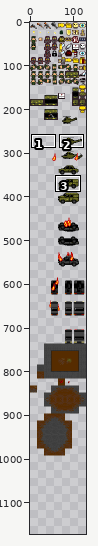
Two states of a sprite sheet, Assets/weapons.png. The first picture is a wide view before the edit; the outline marks the close-up.
Close-up. Before the commit:
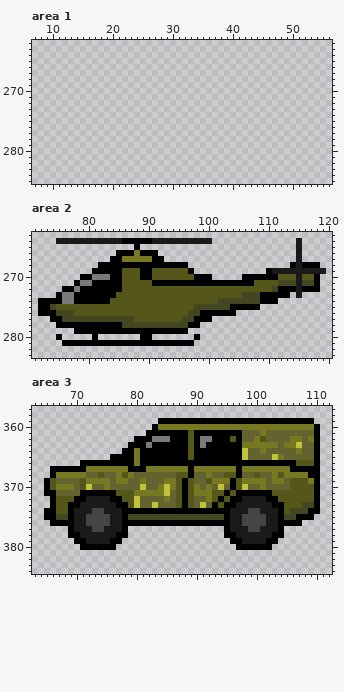
The file is 128x1312 pixels. Colours within 5 levels of each other are drawn and written as one. Shown: area 1: x 7..56, y 262..285; area 2: x 71..120, y 263..283; area 3: x 63..112, y 357..384. The old version is drawn lined up with the new one, on the new canvas. The wide view leaves out empty margins. The commit also changed other parts of the picture, which this record leaves out.
New version:
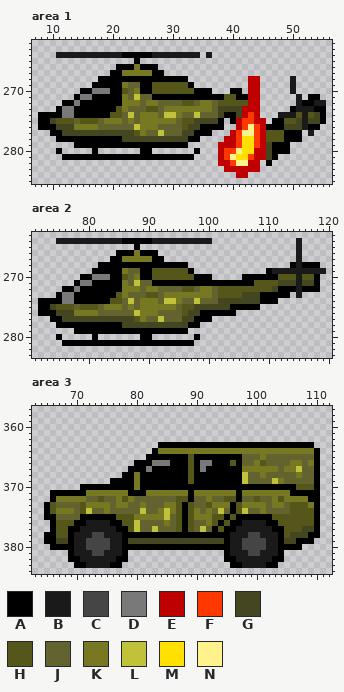
Palette (. is transparent): A #000000  B #1a1a1a  C #454545  D #797979  E #be0000  F #ff3800  G #444521  H #55561a  J #62632e  K #777922  L #c0c239  M #ffe000  N #fff18c
Difference:
canvas 128x1312 -> 128x2336
--- area 1
@@ x 7..56 @@
 263 ..................................................
-264 ..................................................
-265 ..................................................
-266 ..................................................
-267 ..................................................
-268 ..................................................
-269 ..................................................
-270 ..................................................
-271 ..................................................
-272 ..................................................
-273 ..................................................
-274 ..................................................
-275 ..................................................
-276 ..................................................
-277 ..................................................
-278 ..................................................
-279 ..................................................
-280 ..................................................
-281 ..................................................
-282 ..................................................
-283 ..................................................
-284 ..................................................
+264 ....BBBBBBBBBBBAAAAABBBBBBBB.B....................
+265 .................A................................
+266 ..............AAAKAAA.............................
+267 .............AAKKKKKAA............................
+268 ...........AAAAAAAAAAAAAAA..........EE.....B......
+269 ..........AAAAAKJJAAHHHHHHA.........EE.....B......
+270 ........AADDDAAHJKAAHHHHHHHAAA...AA.EE.....B......
+271 .......ADDAAAAAKJLJJAAAAAAAAAAAAHHAAEE......B.AA..
+272 .....AADAAAAAAAKKKJKKJJJJHHJKKJHHHHHEE......BAABB.
+273 ....ADDAAAAAAAHKJJJHHJKKKKKKKKJGGGGEEE.....ABBBAA.
+274 .AAAADDAAAAAAHHJLJKKKJLLKJJLJJJGAAGEFE...BBBHBHGA.
+275 .AAGHHHJHHHJKKKJKJKKKKKKJHHGGGGA.AEFFEE.AAHHGBGGA.
+276 .AAAGGGKKKKJJJJJJLKKKJJJJHGGAAAA..EFNFEAAAGGGBAA..
+277 ...AAGGGGGGGGGGGGHKJJLJJJGGAAA...EFNNFEHHHAAA.B...
+278 ....AAAAAAAAAAAGGGGGGGGGGGAA....EEFMMFEHHHAAA.....
+279 .......AAAAAAAAAAAAAAAAAAA.....EEEFMMFEGAAA.......
+280 ....A.....A.......AA.......A...EFFNMMEEGAAA.......
+281 .....AAAAAAAAAAAAAAAAAAAAAA....EFNMMFEEGA.........
+282 ...............................EEFNNEE.A..........
+283 ................................EEEEEE............
+284 ..................................EE..............
 285 ..................................................
--- area 2
@@ x 76..103 @@
 268 ......AAAAAAAAAAAAAAA.......
-269 .....AAAAAHHHAAHHHHHHA......
-270 ...AADDDAAHHHAAHHHHHHHAAA...
-271 ..ADDAAAAAHHHHHAAAAAAAAAAAAA
-272 AADAAAAAAAHHHHHHHHHHHHHHHHHH
-273 DDAAAAAAAHHHHHHHHHHHHHHHHHHH
-274 DDAAAAAAHHHHHHHHHHHHHHHHHHGG
-275 HHHHHHHHHHHHHHHHHHHHHHGGGGGG
-276 GGHHHHHHHHHHHHHHHHHHHGGAAAAA
-277 GGGGGGGGGGGGHHHHHHHHGGAAA...
+269 .....AAAAAKJJAAHHHHHHA......
+270 ...AADDDAAHJKAAHHHHHHHAAA...
+271 ..ADDAAAAAKJLJJAAAAAAAAAAAAA
+272 AADAAAAAAAKKKJKKJJJJHHJKKJHH
+273 DDAAAAAAAHKJJJHHJKKKKKKKKJHH
+274 DDAAAAAAHHJLJKKKJLLKJJLJJJGG
+275 HHJHHHJKKKJKJKKKKKKJHHGGGGGG
+276 GGKKKKJJJJJJLKKKJJJJHGGAAAAA
+277 GGGGGGGGGGGGHKJJLJJJGGAAA...
 278 AAAAAAAAAAGGGGGGGGGGGAA.....
--- area 3
@@ x 63..112 @@
 358 ..................................................
-359 .....................AAAAAAAAAAAAAAAAAAAAAAAAAA...
-360 ....................AKKKKKKKKKKKKKKKKKKKKKKKKKKA..
-361 ...................AAAAAAAHAAAAAAAAJJJKJJJJJJJJA..
-362 .................AAADDDAAAHADDAAAHAJJKHJJJJKKJKA..
-363 ................AAADAAAAAAHADAAAAAAKKKKKKJKKLJJA..
-364 ...............AAKAAAAAAAAHAAAAAAAALJJKJJJJJKJJA..
-365 .............AAAAKAAAAAAAAHAAAAAAAALJJJJLKJJJJJA..
-366 ........AAAAAAAAAKAAAAAAAAAAAAAAAAAAAAAAAAAAHHHA..
-367 ...AAAAAAKKKKKKKAAAKKKKKKKAKKKKKKKAKKKKKKKKAAAAA..
-368 ...AKKKKKJJHJJKHKJJJJJJJHHAJJKJJHHAJJHJJKHKKKKAA..
-369 ..AHJJJJHKKKKJKKJJKJJJKKHAHJJHKKKAHKKKKJKKJHHHKA..
-370 ..AHKKKJHLJJKJJJJJLJJKLKHAHKJKJLJAHLJJKJJJJHHHHA..
-371 ..AAJJJJAAAAAAHHHKKKKKLJHAHKKKHHAHAAAAAAHHHHHHHA..
-372 ...AHHHAABBBBAAHHLJJJJKJHAHJJKHAHAABBBBAAHHHHHHA..
-373 ...AHHAABBBBBBAAHLJJLJJJHAHJLJAHAABBBBBBAAHHHGGA..
-374 ..AAHHABBBCCBBBAAAAAAAAAAAAAAAAAABBBCCBBBAHGGGAA..
-375 ..AAGGABBCCCCBBAGGGGGGGGGGGGGGGGABBCCCCBBAGGAAA...
-376 ...AAAABBCCCCBBAAAAAAAAAAAAAAAAAABBCCCCBBAAAA.....
-377 ......ABBBCCBBBA................ABBBCCBBBA........
-378 ......AABBBBBBAA................AABBBBBBAA........
-379 .......AABBBBAA..................AABBBBAA.........
-380 ........AAAAAA....................AAAAAA..........
-381 ..................................................
-382 ..................................................
-383 ..................................................
+359 ..................................................
+360 ..................................................
+361 ..................................................
+362 ..................................................
+363 .....................AAAAAAAAAAAAAAAAAAAAAAAAAA...
+364 ....................AKKKKKKKKKKKKKKKKKKKKKKKKKKA..
+365 ...................AAAAAAAHAAAAAAAAJJJKJJJJJJJJA..
+366 .................AAADDDAAAHADDAAAHAJJKHJJJJKKJKA..
+367 ................AAADAAAAAAHADAAAAAAKKKKKKJKKLJJA..
+368 ...............AAKAAAAAAAAHAAAAAAAALJJKJJJJJKJJA..
+369 .............AAAAKAAAAAAAAHAAAAAAAALJJJJLKJJJJJA..
+370 ........AAAAAAAAAKAAAAAAAAAAAAAAAAAAAAAAAAAAHHHA..
+371 ...AAAAAAKKKKKKKAAAKKKKKKKAKKKKKKKAKKKKKKKKAAAAA..
+372 ...AKKKKKJJHJJKHKJJJJJJJHHAJJKJJHHAJJHJJKHKKKKAA..
+373 ..AHJJJJHKKKKJKKJJKJJJKKHAHJJHKKKAHKKKKJKKJHHHKA..
+374 ..AHKKKJHLJJKJJJJJLJJKLKHAHKJKJLJAHLJJKJJJJHHHHA..
+375 ..AAJJJJAAAAAAHHHKKKKKLJHAHKKKHHAHAAAAAAHHHHHHHA..
+376 ...AHHHAABBBBAAHHLJJJJKJHAHJJKHAHAABBBBAAHHHHHHA..
+377 ...AHHAABBBBBBAAHLJJLJJJHAHJLJAHAABBBBBBAAHHHGGA..
+378 ..AAHHABBBCCBBBAAAAAAAAAAAAAAAAAABBBCCBBBAHGGGAA..
+379 ..AAGGABBCCCCBBAGGGGGGGGGGGGGGGGABBCCCCBBAGGAAA...
+380 ...AAAABBCCCCBBAAAAAAAAAAAAAAAAAABBCCCCBBAAAA.....
+381 ......ABBBCCBBBA................ABBBCCBBBA........
+382 ......AABBBBBBAA................AABBBBBBAA........
+383 .......AABBBBAA..................AABBBBAA.........
 384 ..................................................
Where, in picture pixels (left, top, right, bottom), the same in both close-ups:
added: (38, 52, 326, 178)
changed: (74, 268, 218, 322)
changed: (44, 418, 320, 568)
